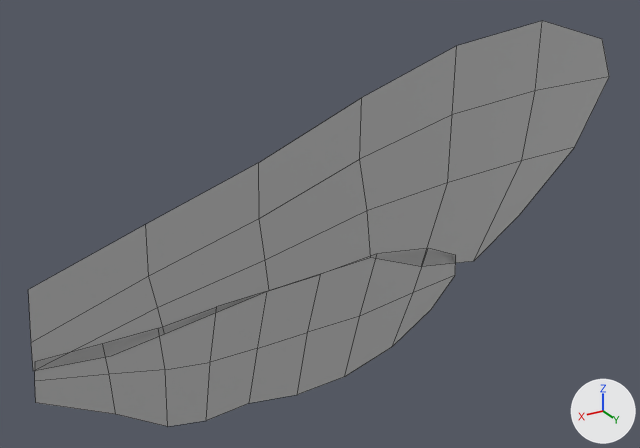
An edit to the FBX model Assets/Pots/scenes/Pots_Features/Thunder/Pot_ThunderFeat_R_arm01.fbx, drawn before and after from the same camera.
Camera for both pictures: a camera (50 mm lens) standing at (-2.656, 0.299, 0.309) and looking at (-2.84, -0.009, 0.156). Arrows for +X, +Y and +Z are at lower right; the lights stay in place. Mesh edges are drawn as thin lines. Where no turn or scale is listed for an object, it has been applied to the vertices.

The first picture shows 'Pot_Feat_thunder_R_arm'.
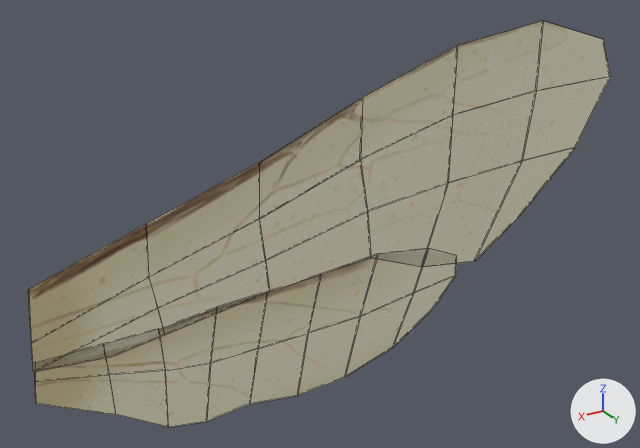
The newer file is also turned or shifted as a whole; pictures and numbers use the older file's frame.

The change, as a list of edits to the scene's bpy script:
```text
Add img_beewings_basecolor_tga:
    img_beewings_basecolor_tga = load_image('beewings_basecolor.tga', '../../../sourceimages/Textures/beewings_basecolor.tga', 1024, 1024, 'sRGB')
Add mat_beewings:
    mat_beewings = principled_material('Beewings')
    mat_beewings.texture = img_beewings_basecolor_tga
    mat_beewings.roughness = 0.553
Change me_mesh:
    used by ob_pot_feat_thunder_r_arm; location = (-2.712, 0.0, 0.1283)
    remove me_mesh.from_pydata(...)  # 55 vertices, 34 faces; spans x -0.291..0.003, y 0.0, z -0.05..0.107
    add me_mesh.from_pydata(...)  # 110 vertices, 106 faces; spans x -0.291..0.003, y 0.0..0.001, z -0.05..0.107
    me_mesh part 1
    55 vertices are added at x -0.291..0.003, y 0.001, z -0.05..0.107
    72 new faces join them
    me_mesh part 2: 34 faces spanning x -0.291..0.003, y 0.0, z -0.05..0.107 switch from mat_lambert1 (grey #bcbcbc) to mat_beewings (picture img_beewings_basecolor_tga)
```

Boxes (x1, y1, x2, y2) around the edits, measured in the pictures (640 x 448 px):
'Pot_Feat_thunder_R_arm', reshaped: before (28, 21, 609, 426); after (28, 21, 611, 427)
part 1 of me_mesh, added: after (28, 21, 611, 427)
part 2 of me_mesh, recoloured: before (28, 21, 609, 426)
